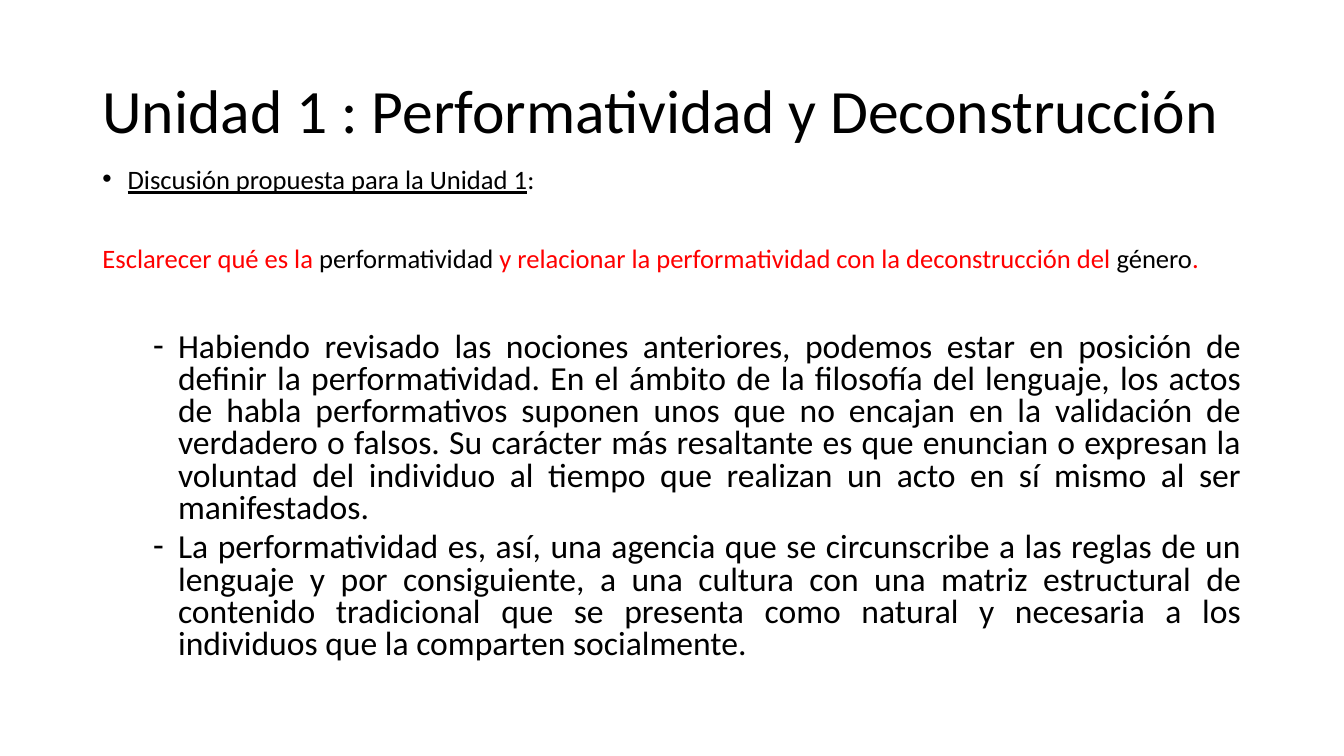
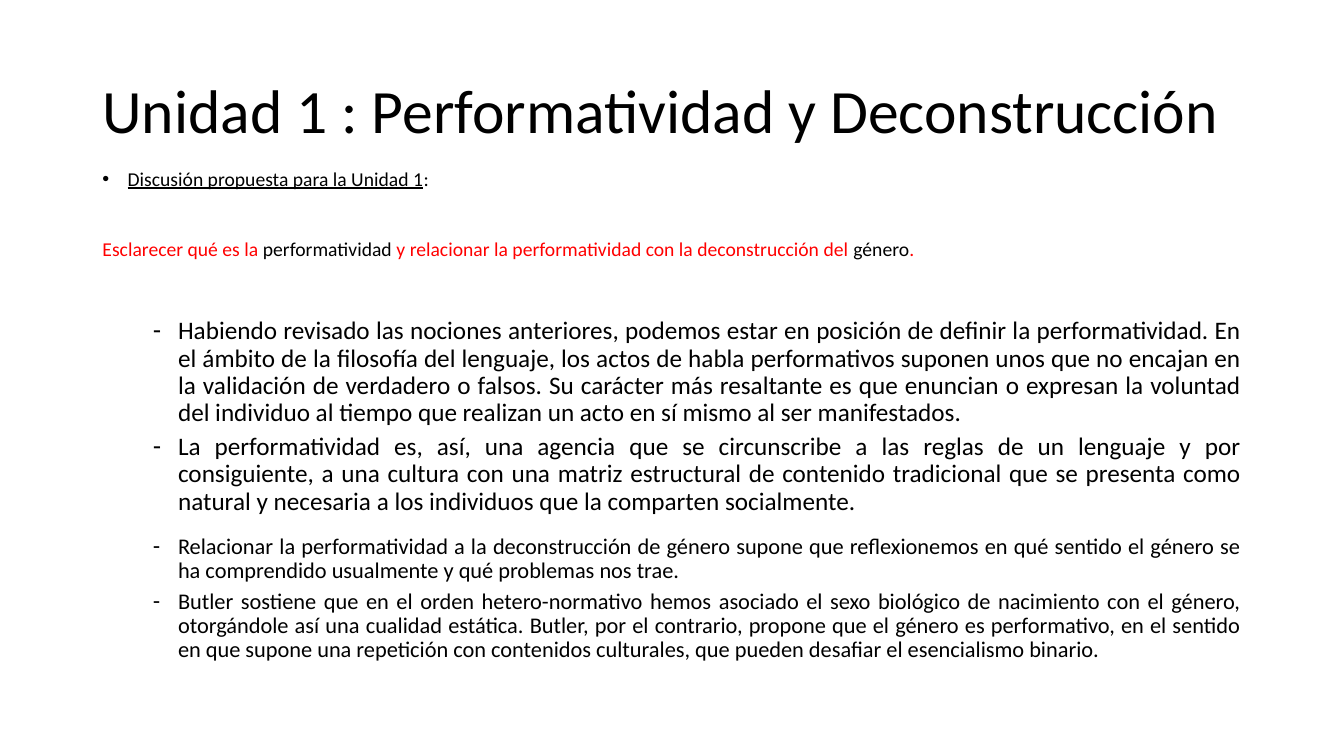
Before and after one commit to zaboltar/zaboltar.github.io, a slide deck: slide 19 of assets uarm/2019 sol-penscri-justfilpol/Documentos para S E B/Judith Butler-Resumen.pptx (slide 33 before the commit). Drawn at 1344x756 pixels with LibreOffice and Linux fonts; fonts in the diff are those of the drawing. Boxes give left, top, right and bottom in pixels: in the first picture for what was removed or moved away, otherwise in the second. Text is boxed around its words. In the diff, an @@ line names an element or a change of style, - is before the commit and + after.

```diff
--- a/assets uarm/2019 sol-penscri-justfilpol/Documentos para S E B/Judith Butler-Resumen.pptx
+++ b/assets uarm/2019 sol-penscri-justfilpol/Documentos para S E B/Judith Butler-Resumen.pptx
@@ text "Discusión propuesta para la Unidad ..." at [102, 172, 1241, 514]: size 19 to 14 pt in "Discusión propuesta para la Unidad 1:", "Esclarecer qué es la performatividad y relacionar ..."; size 24 to 18 pt in "Habiendo revisado las nociones anteriores, podemos estar ...", "La performatividad es, así, una agencia que ..."; line spacing 0.8 to 0.9 @@
@@ text added at [178, 538, 1240, 661], 16 pt, text #000000 @@
+  – Relacionar la performatividad a la deconstrucción de género supone que reflexionemos en qué sentido el género se ha comprendido usualmente y qué problemas nos trae.
+  – Butler sostiene que en el orden hetero-normativo hemos asociado el sexo biológico de nacimiento con el género, otorgándole así una cualidad estática. Butler, por el contrario, propone que el género es performativo, en el sentido en que supone una repetición con contenidos culturales, que pueden desafiar el esencialismo binario.
```
Also in this commit, not shown: 5 other slides changed, 16 slides removed, 10 other files.
